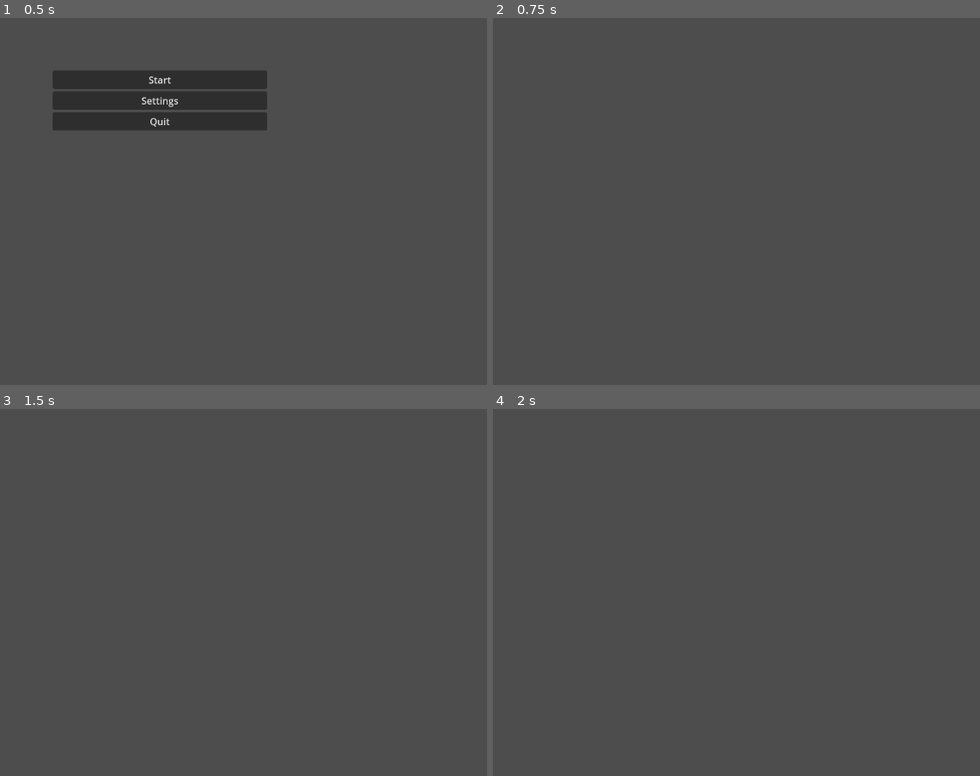
Above: before the commit, frames 1-4 (two rows, left to right).
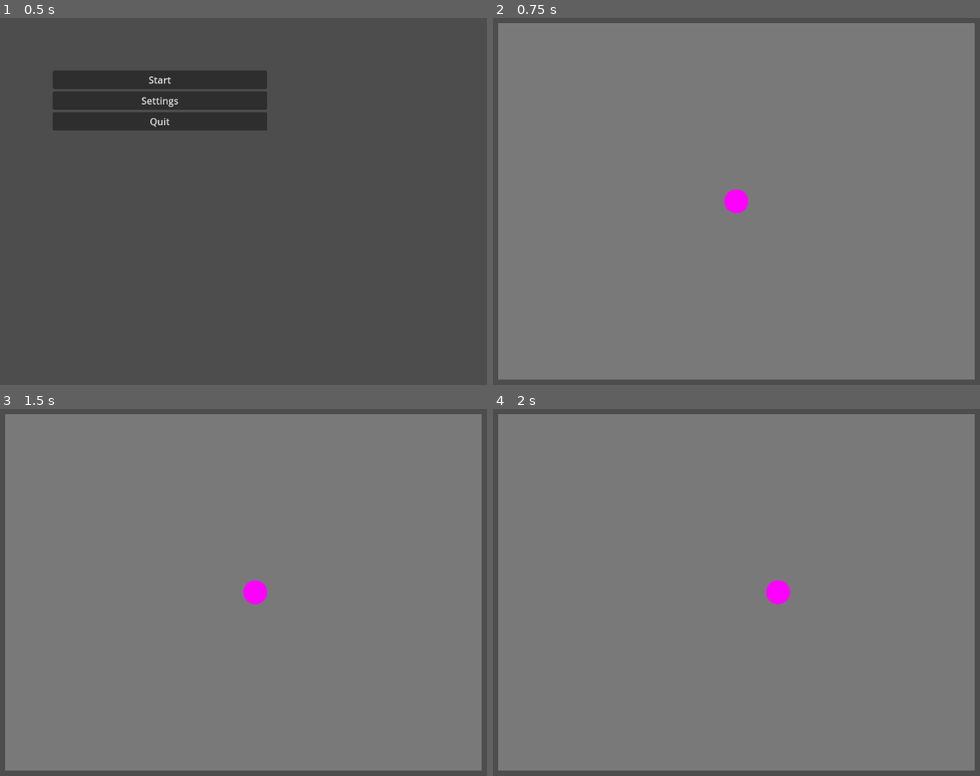
Above: after the commit, the same moments.

Repository: Acithikeih/godot_university_project
Game: Godot game, scene res://scenes/menu.tscn
Two runs of this game, one before a commit and one after it. Both use one fixed random seed, a clock stepped at 60 frames per second and the inputs below.
Inputs:
- Up to frame 1 (0.5 s): no input
- Up to frame 2 (0.75 s): click "Start" at 0.5 s
- Up to frame 3 (1.5 s): tap Enter at 1.25 s; hold Right (MoveRight) from 1.28 s (still down); hold Shift (Focus) from 1.28 s (still down)
- Up to frame 4 (2 s): keep holding Right (MoveRight); keep holding Shift (Focus)

Frame 1 is identical in both runs. In frame 2, 95% of the frame differs, in the area x 1-99%, y 1-99%; in frame 3, 95%; in frame 4, 95%.

Commit message:
Add basic game scene

Diff:
--- a/scenes/game.tscn
+++ b/scenes/game.tscn
@@ -1,3 +1,17 @@
-[gd_scene format=3 uid="uid://dfktwdglyol8j"]
+[gd_scene load_steps=2 format=3 uid="uid://dfktwdglyol8j"]
+
+[ext_resource type="PackedScene" uid="uid://njv1y7mrmyxr" path="res://scenes/player.tscn" id="2_lnu2h"]
 
 [node name="Game" type="Node2D"]
+
+[node name="Space" type="Node2D" parent="."]
+
+[node name="Background" type="ColorRect" parent="Space"]
+offset_left = 20.0
+offset_top = 20.0
+offset_right = 820.0
+offset_bottom = 620.0
+color = Color(0.47397572, 0.47397572, 0.47397572, 1)
+
+[node name="Player" parent="Space" instance=ExtResource("2_lnu2h")]
+position = Vector2(307, 238)
--- /dev/null
+++ b/scenes/player.tscn
@@ -0,0 +1,12 @@
+[gd_scene load_steps=3 format=3 uid="uid://njv1y7mrmyxr"]
+
+[ext_resource type="Script" uid="uid://dxafsdxk8sn8v" path="res://scripts/player.gd" id="1_3vyb7"]
+
+[sub_resource type="CircleShape2D" id="CircleShape2D_3vyb7"]
+
+[node name="Player" type="Area2D"]
+script = ExtResource("1_3vyb7")
+
+[node name="CollisionShape2D" type="CollisionShape2D" parent="."]
+shape = SubResource("CircleShape2D_3vyb7")
+debug_color = Color(0.5287455, 0.14675707, 0.4428609, 0.41960785)
--- /dev/null
+++ b/scripts/player.gd
@@ -0,0 +1,89 @@
+extends Area2D
+
+# Movement speeds
+@export var normal_speed = 200.0
+@export var focused_speed = 100.0
+
+# Play area bounds (you can adjust these)
+@export var play_area = Rect2(20, 20, 800, 600)
+
+@export var player_radius = 20.0
+@export var player_color = Color.MAGENTA
+
+var current_speed = normal_speed
+# Track most recent keys
+var last_horizontal = ""  # "left" or "right"
+var last_vertical = ""    # "up" or "down"
+
+func _draw() -> void:
+	draw_circle(Vector2.ZERO, player_radius, player_color)
+
+func _ready() -> void:
+	# Position player at center of play area
+	global_position = play_area.get_center()
+
+func _input(event) -> void:
+	if event.is_action_pressed("MoveLeft"):
+		last_horizontal = "left"
+	elif event.is_action_pressed("MoveRight"):
+		last_horizontal = "right"
+	elif event.is_action_released("MoveLeft") and last_horizontal == "left":
+		# If releasing left and right is still held, switch to right
+		if Input.is_action_pressed("MoveRight"):
+			last_horizontal = "right"
+		else:
+			last_horizontal = ""
+	elif event.is_action_released("MoveRight") and last_horizontal == "right":
+		# If releasing right and left is still held, switch to left
+		if Input.is_action_pressed("MoveLeft"):
+			last_horizontal = "left"
+		else:
+			last_horizontal = ""
+
+	if event.is_action_pressed("MoveUp"):
+		last_vertical = "up"
+	elif event.is_action_pressed("MoveDown"):
+		last_vertical = "down"
+	elif event.is_action_released("MoveUp") and last_vertical == "up":
+		# If releasing up and down is still held, switch to down
+		if Input.is_action_pressed("MoveDown"):
+			last_vertical = "down"
+		else:
+			last_vertical = ""
+	elif event.is_action_released("MoveDown") and last_vertical == "down":
+		# If releasing down and up is still held, switch to up
+		if Input.is_action_pressed("MoveUp"):
+			last_vertical = "up"
+		else:
+			last_vertical = ""
+
+func _process(delta) -> void:
+	var velocity = Vector2.ZERO
+
+	# Use the most recently pressed direction
+	if last_horizontal == "left":
+		velocity.x = -1
+	elif last_horizontal == "right":
+		velocity.x = 1
+
+	if last_vertical == "up":
+		velocity.y = -1
+	elif last_vertical == "down":
+		velocity.y = 1
+
+	# Normalize diagonal movement so it's not faster
+	if velocity.length() > 0:
+		velocity = velocity.normalized()
+
+	# Check if focused (slow movement)
+	if Input.is_action_pressed("Focus"):
+		current_speed = focused_speed
+	else:
+		current_speed = normal_speed
+
+	# Apply movement
+	global_position += velocity * current_speed * delta
+
+	# Clamp position to play area bounds
+	global_position.x = clamp(global_position.x, play_area.position.x, play_area.position.x + play_area.size.x)
+	global_position.y = clamp(global_position.y, play_area.position.y, play_area.position.y + play_area.size.y)
Not shown, added: scripts/player.gd.uid
